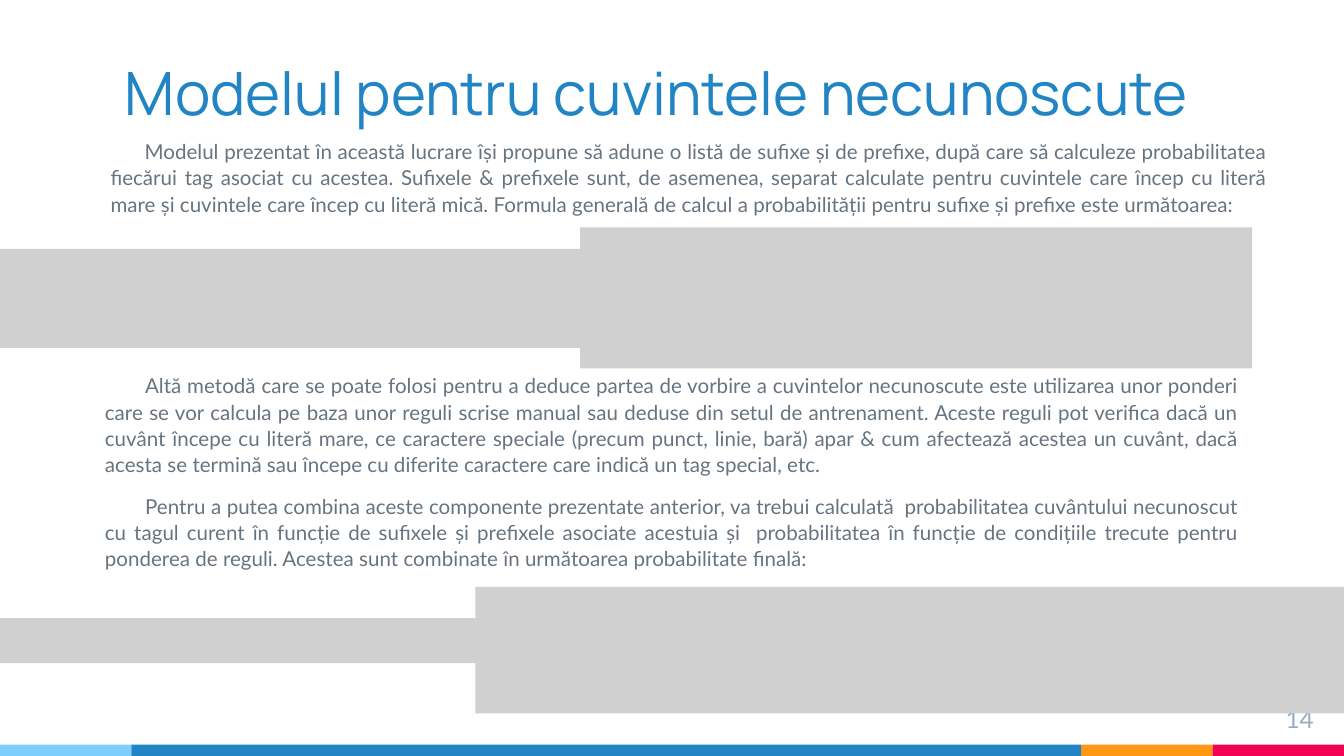
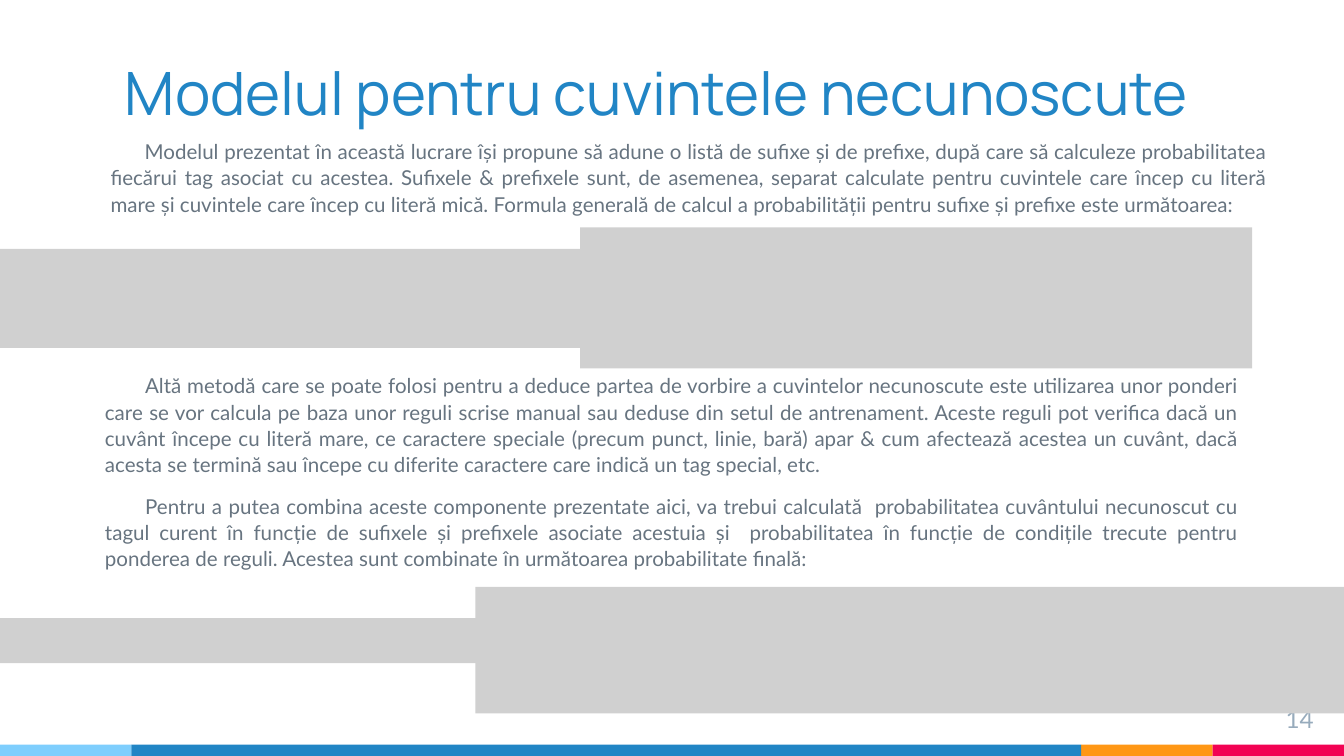
Before and after one commit to ST4NSB/part-of-speech-tagging, a slide deck: slide 14 of docs/pos_tagging_prezentare.pptx. Drawn at 1344x756 pixels with LibreOffice and Linux fonts; fonts in the diff are those of the drawing; grey boxes stand for pictures. Boxes give left, top, right and bottom in pixels: in the first picture for what was removed or moved away, otherwise in the second. Text is boxed around its words. In the diff, an @@ line names an element or a change of style, - is before the commit and + after.

```diff
--- a/docs/pos_tagging_prezentare.pptx
+++ b/docs/pos_tagging_prezentare.pptx
@@ text at (105,499,1237,570): text changed @@
-Pentru a putea combina aceste componente prezentate anterior, va trebui calculată probabilitatea cuvântului necunoscut cu tagul curent în funcție de sufixele și prefixele asociate acestuia și probabilitatea în funcție de condițiile trecute pentru ponderea de reguli. Acestea sunt combinate în următoarea probabilitate finală:
+Pentru a putea combina aceste componente prezentate aici, va trebui calculată probabilitatea cuvântului necunoscut cu tagul curent în funcție de sufixele și prefixele asociate acestuia și probabilitatea în funcție de condițile trecute pentru ponderea de reguli. Acestea sunt combinate în următoarea probabilitate finală:
```
Also in this commit, not shown: 5 other slides changed, 1 other file.
